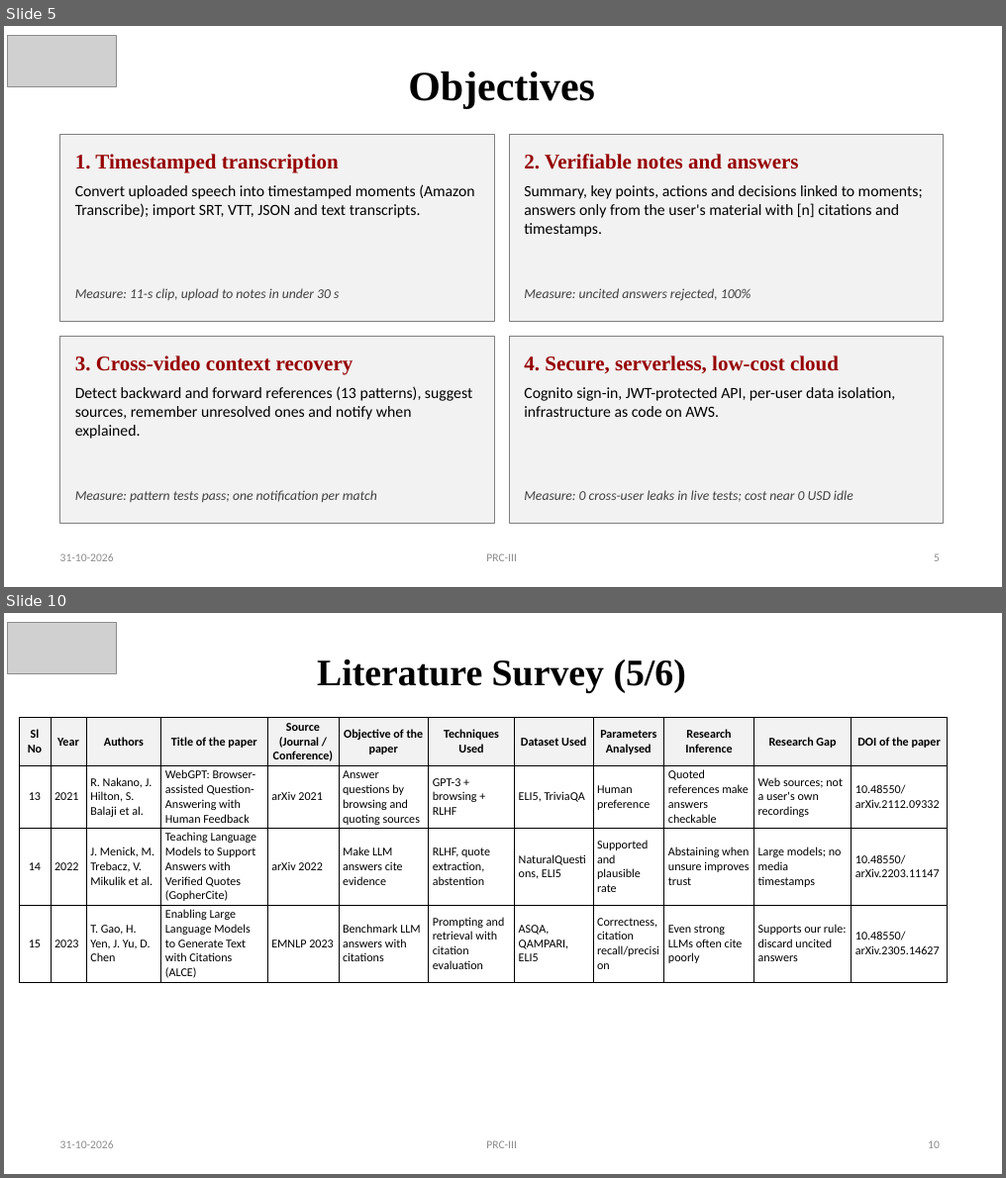
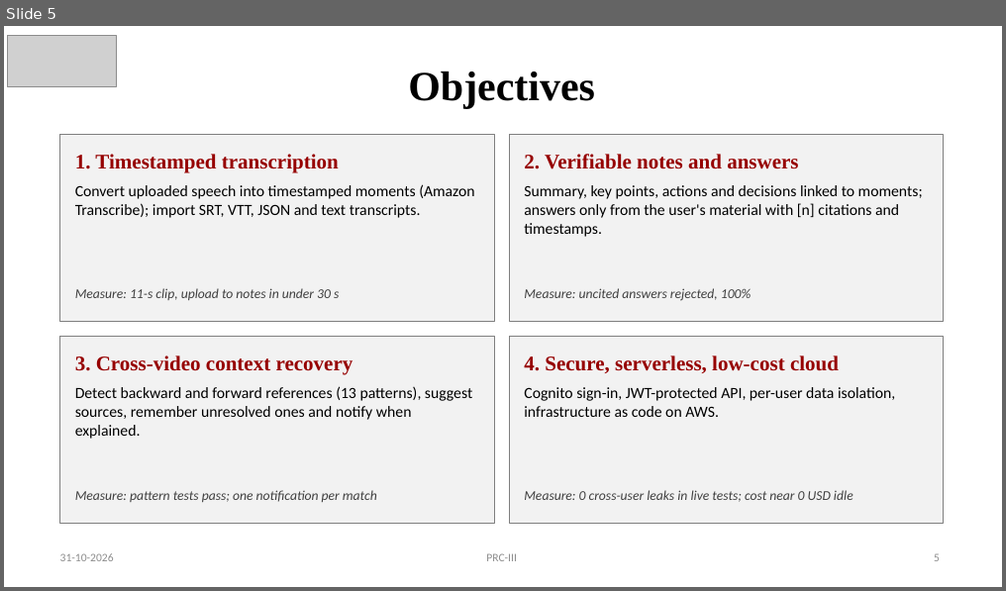
Before and after one commit to kmithileshhhhh05/cloudnote-ai, a slide deck: docs/submission/CloudNote_AI_PRC-III_Review.pptx. Shown one above the other, each under a label of ours: slides 5 and 10 before the commit, slide 5 after it; the slides between them are not shown. The pictures are 1006x1178 and 1006x591 pixels, drawn with LibreOffice and Linux fonts; fonts in the diff are those of the drawing; grey boxes stand for pictures. Boxes give left, top, right and bottom in pixels: in the first picture for what was removed or moved away, otherwise in the second. Text is boxed around its words. In the diff, an @@ line names an element or a change of style, - is before the commit and + after.

```diff
--- a/docs/submission/CloudNote_AI_PRC-III_Review.pptx
+++ b/docs/submission/CloudNote_AI_PRC-III_Review.pptx
@@ slide 10 removed at bbox=[4, 613, 1002, 1174], background #FFFFFF @@
@@ picture removed at bbox=[8, 622, 116, 673] @@
@@ text removed at bbox=[317, 659, 686, 693] @@
-Literature Survey (5/6)
@@ table removed at bbox=[19, 718, 947, 982], 4 rows, 12 columns @@
-Sl No | Year | Authors | Title of the paper | Source (Journal / Conference) | Objective of the paper | Techniques Used | Dataset Used | Parameters Analysed | Research Inference | Research Gap | DOI of the paper
-13 | 2021 | R. Nakano, J. Hilton, S. Balaji et al. | WebGPT: Browser-assisted Question-Answering with Human Feedback | arXiv 2021 | Answer questions by browsing and quoting sources | GPT-3 + browsing + RLHF | ELI5, TriviaQA | Human preference | Quoted references make answers checkable | Web sources; not a user's own recordings | 10.48550/arXiv.2112.09332
-14 | 2022 | J. Menick, M. Trebacz, V. Mikulik et al. | Teaching Language Models to Support Answers with Verified Quotes (GopherCite) | arXiv 2022 | Make LLM answers cite evidence | RLHF, quote extraction, abstention | NaturalQuestions, ELI5 | Supported and plausible rate | Abstaining when unsure improves trust | Large models; no media timestamps | 10.48550/arXiv.2203.11147
-15 | 2023 | T. Gao, H. Yen, J. Yu, D. Chen | Enabling Large Language Models to Generate Text with Citations (ALCE) | EMNLP 2023 | Benchmark LLM answers with citations | Prompting and retrieval with citation evaluation | ASQA, QAMPARI, ELI5 | Correctness, citation recall/precision | Even strong LLMs often cite poorly | Supports our rule: discard uncited answers | 10.48550/arXiv.2305.14627
@@ text removed at bbox=[60, 1141, 114, 1149] @@
-31-10-2026
@@ text removed at bbox=[486, 1141, 517, 1149] @@
-PRC-III
@@ text removed at bbox=[928, 1141, 940, 1149] @@
-10
```
Also in this commit, not shown: 19 slides changed, 2 slides added, 2 other slides removed, 6 other files.
